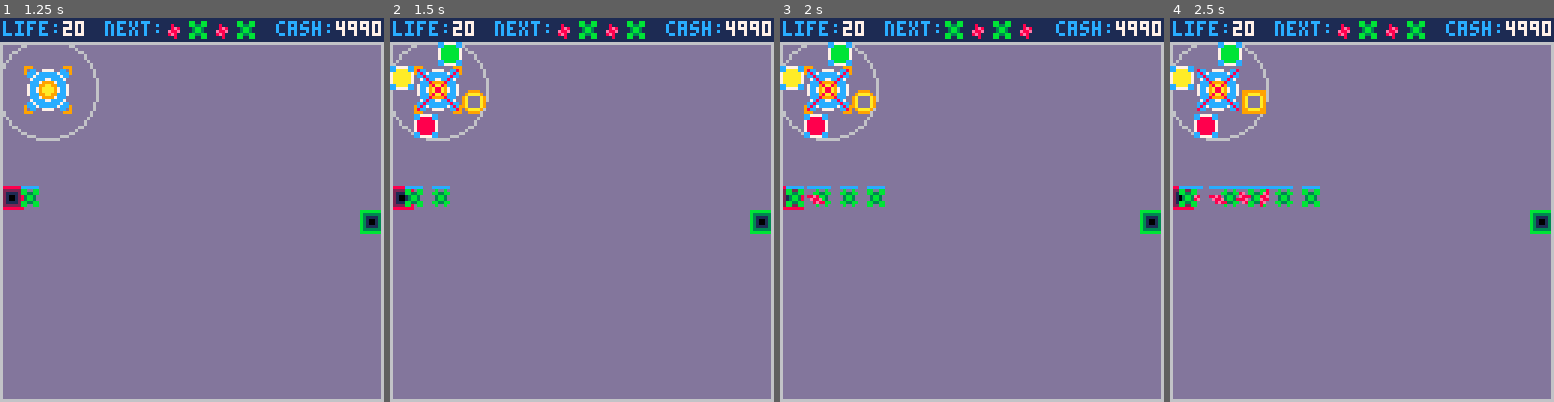
Above: before the commit, frames 1-4 (left to right).
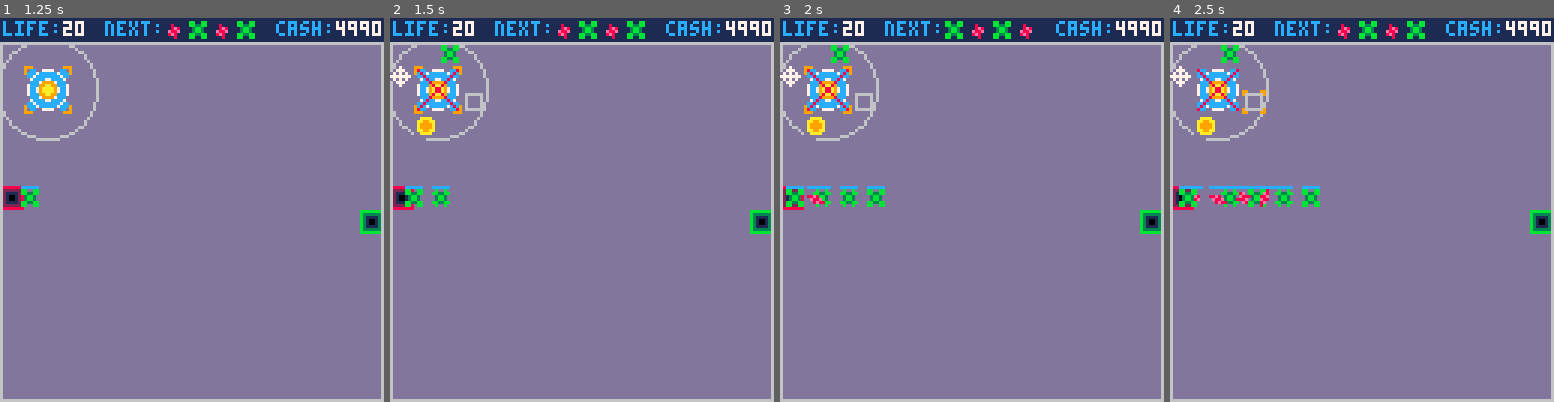
Above: after the commit, the same moments.

Repository: langchr86/pico-bubble-towers
Game: PICO-8 cartridge pico-proto.p8
Two runs of this game, one before a commit and one after it. Both use one fixed random seed, a clock stepped at 60 frames per second and the inputs below.
Inputs:
- Up to frame 1 (1.25 s): tap X (X key) at 0.33, 0.7 s; tap O (Z key) at 1.07 s
- Up to frame 2 (1.5 s): tap X (X key) at 1.43 s
- Up to frame 3 (2 s): tap O (Z key) at 1.8 s
- Up to frame 4 (2.5 s): hold Right from 2.33 s (still down); tap O (Z key) at 2.43 s

Frame 1 is identical in both runs. In frame 2, 1.3% of the frame differs, in the area x 0-25%, y 6-32%; in frame 3, 1.3%; in frame 4, 1.3%.

Commit message:
reorganize upgrade symbols

Diff:
--- a/pico-proto.p8
+++ b/pico-proto.p8
@@ -79,22 +79,22 @@
 dccc7cccccc7cccddccc7aaaaaa7cccddccc79999997cccddccc7bbbbbb7cccddccc78888887cccddccc76666667cccddccc72222227cccd0000000000000000
 ddccdd7777ddccddddccdd7777ddccddddccdd7777ddccddddccdd7777ddccddddccdd7777ddccddddccdd7777ddccddddccdd7777ddccdd0000000000000000
 dddddddddddddddddddddddddddddddddddddddddddddddddddddddddddddddddddddddddddddddddddddddddddddddddddddddddddddddd0000000000000000
-0000000000000000cc7777cc000000000099990000000000cc7777cc00000000cc7777cc00000000000000000000000000000000000000000000000000000000
-0800000000000080ccaaaacc0000000009aaaa9000000000ccbbbbcc00000000cc8888cc00000000000000000000000000000000000000000000000000000000
-00800000000008007aaaaaa7000000009a0000a9000000007bbbbbb7000000007888888700000000000000000000000000000000000000000000000000000000
-00080000000080007aaaaaa7000000009a0000a9000000007bbbbbb7000000007888888700000000000000000000000000000000000000000000000000000000
-00008000000800007aaaaaa7000000009a0000a9000000007bbbbbb7000000007888888700000000000000000000000000000000000000000000000000000000
-00000800008000007aaaaaa7000000009a0000a9000000007bbbbbb7000000007888888700000000000000000000000000000000000000000000000000000000
-0000008008000000ccaaaacc0000000009aaaa9000000000ccbbbbcc00000000cc8888cc00000000000000000000000000000000000000000000000000000000
-0000000880000000cc7777cc000000000099990000000000cc7777cc00000000cc7777cc00000000000000000000000000000000000000000000000000000000
-00000008800000000007000000000000005550000000000071111111000000000000000000000000000000000000000000000000000000000000000000000000
-00000080080000000077700000000880054445000055550017555551000000000000000000000000000000000000000000000000000000000000000000000000
-00000800008000000707070000000880544545000000555015755551000000000000000000000000000000000000000000000000000000000000000000000000
-00008000000800007777777000088000545445ff0004555515577551000000000000000000000000000000000000000000000000000000000000000000000000
-00080000000080000707070000088000545555ff0044405001555710000000000000000000000000000000000000000000000000000000000000000000000000
-0080000000000800007770000880000054444ff00444000001555570000000000000000000000000000000000000000000000000000000000000000000000000
-080000000000008000070000088000000555fff04440000000155107000000000000000000000000000000000000000000000000000000000000000000000000
-00000000000000000000000000000000ffffff004400000000011000000000000000000000000000000000000000000000000000000000000000000000000000
+000000000000000000000000000000000dddddd00000000000000000000000000000000000000000000000000000000000000000000000000000000000000000
+08000000000000800000000006666660ddaaaadd0000000000000000000000000000000000000000000000000000000000000000000000000000000000000000
+00800000000008000000000006dddd60daa99aad0000000000000000000000000000000000000000000000000000000000000000000000000000000000000000
+00080000000080000000000006dddd60da9999ad0000000000000000000000000000000000000000000000000000000000000000000000000000000000000000
+00008000000800000000000006dddd60da9999ad0000000000000000000000000000000000000000000000000000000000000000000000000000000000000000
+00000800008000000000000006dddd60daa99aad0000000000000000000000000000000000000000000000000000000000000000000000000000000000000000
+00000080080000000000000006666660ddaaaadd0000000000000000000000000000000000000000000000000000000000000000000000000000000000000000
+000000088000000000000000000000000dddddd00000000000000000000000000000000000000000000000000000000000000000000000000000000000000000
+000000088000000000d7d0000000dddd005550000000000071111111000000000000000000000000000000000000000000000000000000000000000000000000
+00000080080000000d777d000000d88d054445000055550017555551000000000000000000000000000000000000000000000000000000000000000000000000
+0000080000800000d7d7d7d000ddd88d544545000000555015755551000000000000000000000000000000000000000000000000000000000000000000000000
+00008000000800007777777000d88ddd545445ff0004555515577551000000000000000000000000000000000000000000000000000000000000000000000000
+0008000000008000d7d7d7d0ddd88d00545555ff0044405001555710000000000000000000000000000000000000000000000000000000000000000000000000
+00800000000008000d777d00d88ddd0054444ff00444000001555570000000000000000000000000000000000000000000000000000000000000000000000000
+080000000000008000d7d000d88d00000555fff04440000000155107000000000000000000000000000000000000000000000000000000000000000000000000
+000000000000000000000000dddd0000ffffff004400000000011000000000000000000000000000000000000000000000000000000000000000000000000000
 
 
 
--- a/src/tower_type.lua
+++ b/src/tower_type.lua
@@ -22,26 +22,26 @@
   GHOST_SPLASH_L2 = 222,
   GHOST_SPLASH_L3 = 223,
   GHOST_SPLASH_L4 = 224,
-  AREA_SNIPER_L1 = 311,
-  AREA_SNIPER_L2 = 312,
-  AREA_SNIPER_L3 = 313,
-  AREA_SNIPER_L4 = 314,
-  AREA_SLOW_L2 = 322,
-  AREA_SLOW_L3 = 323,
-  AREA_SLOW_L4 = 324,
-  AREA_WEAK_L2 = 332,
-  AREA_WEAK_L3 = 333,
-  AREA_WEAK_L4 = 334,
-  BOOST_DAMAGE_L1 = 411,
-  BOOST_DAMAGE_L2 = 412,
-  BOOST_DAMAGE_L3 = 413,
-  BOOST_DAMAGE_L4 = 414,
-  BOOST_FAST_L2 = 422,
-  BOOST_FAST_L3 = 423,
-  BOOST_FAST_L4 = 424,
-  BOOST_RANGE_L2 = 432,
-  BOOST_RANGE_L3 = 433,
-  BOOST_RANGE_L4 = 434,
+  BOOST_RANGE_L2 = 312,
+  BOOST_RANGE_L3 = 313,
+  BOOST_RANGE_L4 = 314,
+  BOOST_FAST_L2 = 322,
+  BOOST_FAST_L3 = 323,
+  BOOST_FAST_L4 = 324,
+  BOOST_DAMAGE_L1 = 331,
+  BOOST_DAMAGE_L2 = 332,
+  BOOST_DAMAGE_L3 = 333,
+  BOOST_DAMAGE_L4 = 334,
+  AREA_SNIPER_L1 = 411,
+  AREA_SNIPER_L2 = 412,
+  AREA_SNIPER_L3 = 413,
+  AREA_SNIPER_L4 = 414,
+  AREA_SLOW_L2 = 422,
+  AREA_SLOW_L3 = 423,
+  AREA_SLOW_L4 = 424,
+  AREA_WEAK_L2 = 432,
+  AREA_WEAK_L3 = 433,
+  AREA_WEAK_L4 = 434,
 }
 
 ---@param type TowerType
@@ -91,13 +91,13 @@
 UPGRADE_TABLE = {
   [TowerType.BASE] = {
     [TowerType.NORMAL_SNIPER_L1] = {
-      preview_sprite = 98,
+      preview_sprite = 114,
       cost = 18,
       sprite = 66,
       range = 20,
     },
     [TowerType.GHOST_SNIPER_L1] = {
-      preview_sprite = 102,
+      preview_sprite = 32,
       cost = 20,
       sprite = 70,
       damage = 15,
@@ -108,7 +108,7 @@
       sprite = 68,
     },
     [TowerType.BOOST_DAMAGE_L1] = {
-      preview_sprite = 104,
+      preview_sprite = 99,
       cost = 40,
       sprite = 72,
       damage_factor = 2,
@@ -280,7 +280,7 @@
   },
   [TowerType.BOOST_DAMAGE_L1] = {
     [TowerType.BOOST_DAMAGE_L2] = {
-      preview_sprite = 104,
+      preview_sprite = 117,
       cost = 70,
       damage_factor = 3,
     },
@@ -299,14 +299,14 @@
   },
   [TowerType.BOOST_DAMAGE_L2] = {
     [TowerType.BOOST_DAMAGE_L3] = {
-      preview_sprite = 104,
+      preview_sprite = 117,
       cost = 150,
       damage_factor = 4,
     },
   },
   [TowerType.BOOST_DAMAGE_L3] = {
     [TowerType.BOOST_DAMAGE_L4] = {
-      preview_sprite = 104,
+      preview_sprite = 117,
       cost = 250,
       damage_factor = 5,
     },
